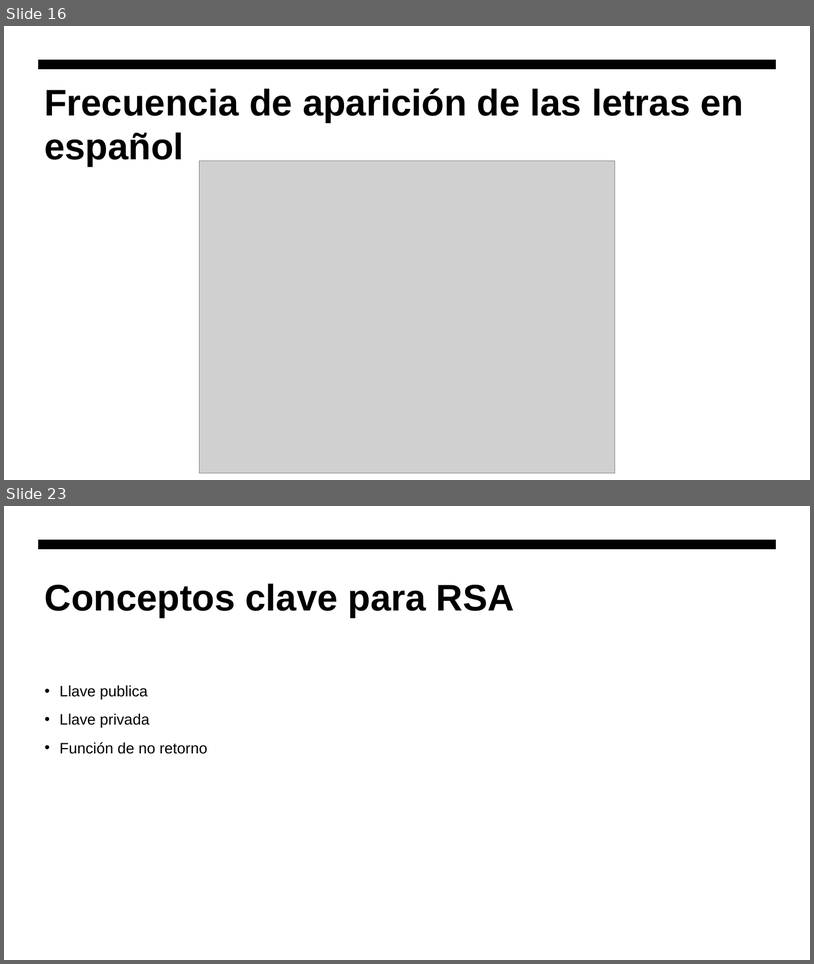
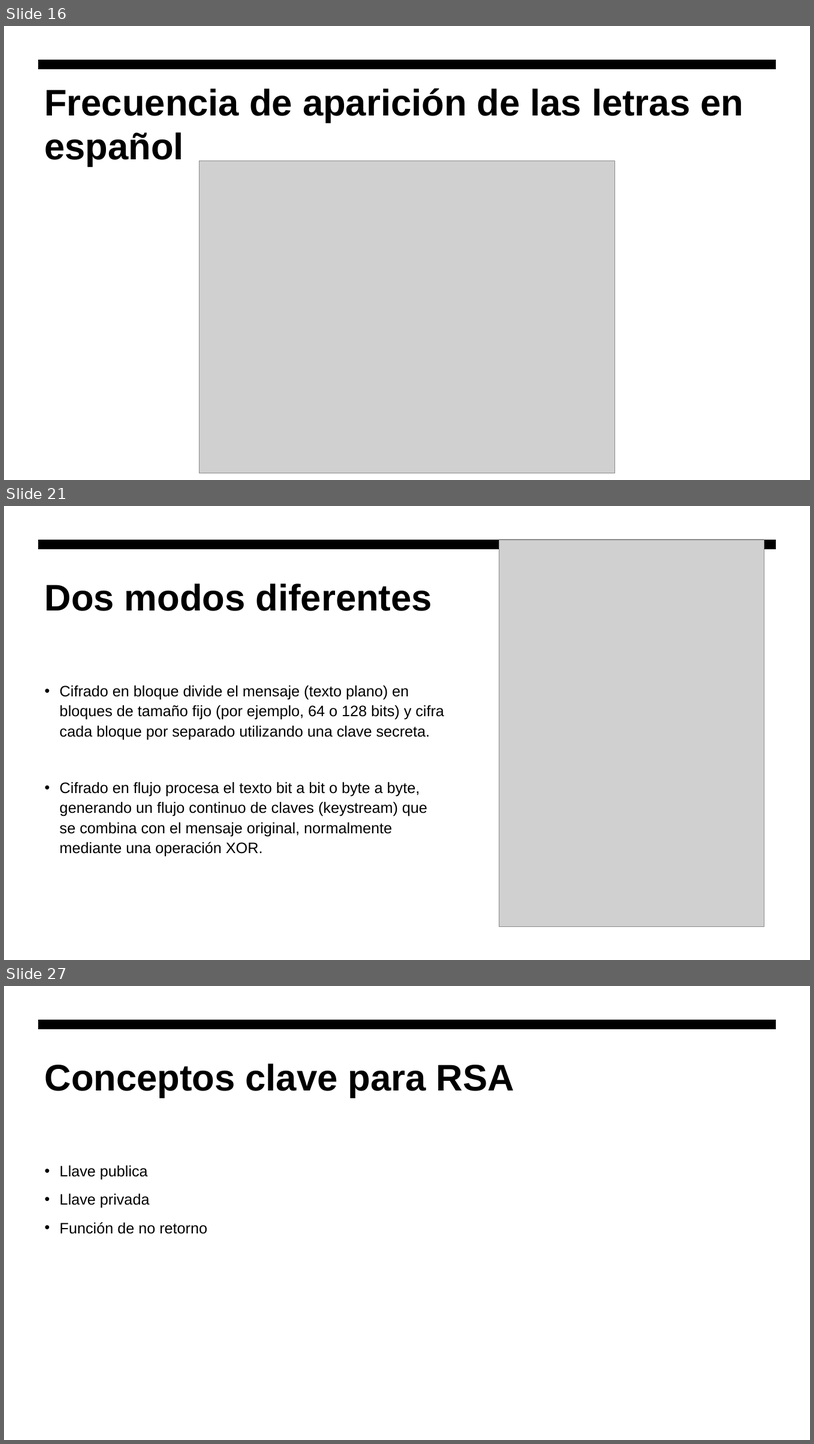
Before and after one commit to hombrefrustrado/criptografia-presentaci-n, a slide deck: criptografía teorica.pptx. Shown one above the other, each under a label of ours: slides 16 and 23 before the commit, slides 16, 21 and 27 after it; the slides between them are not shown. The pictures are 814x964 and 814x1444 pixels, drawn with LibreOffice and Linux fonts; fonts in the diff are those of the drawing; grey boxes stand for pictures. Boxes give left, top, right and bottom in pixels: in the first picture for what was removed or moved away, otherwise in the second. Text is boxed around its words. In the diff, an @@ line names an element or a change of style, - is before the commit and + after.

```diff
--- a/criptografía teorica.pptx
+++ b/criptografía teorica.pptx
@@ slide 21 added at [4,506,810,960], background #FFFFFF; not listed: 1 template element that a slide beside it also shows @@
@@ picture added at [500,540,765,927] @@
@@ title added at [45,583,432,611], 44 pt, text #000000, bold @@
+Dos modos diferentes
@@ text added at [60,685,444,856], 18 pt, text #000000 @@
+• Cifrado en bloque divide el mensaje (texto plano) en bloques de tamaño fijo (por ejemplo, 64 o 128 bits) y cifra cada bloque por separado utilizando una clave secreta.
+• Cifrado en flujo procesa el texto bit a bit o byte a byte, generando un flujo continuo de claves (keystream) que se combina con el mensaje original, normalmente mediante una operación XOR.
@@ what was slide 23 is now slide 27 @@
```
Also in this commit, not shown: 11 slides changed, 8 other slides added, 3 slides removed, 3 other files.
